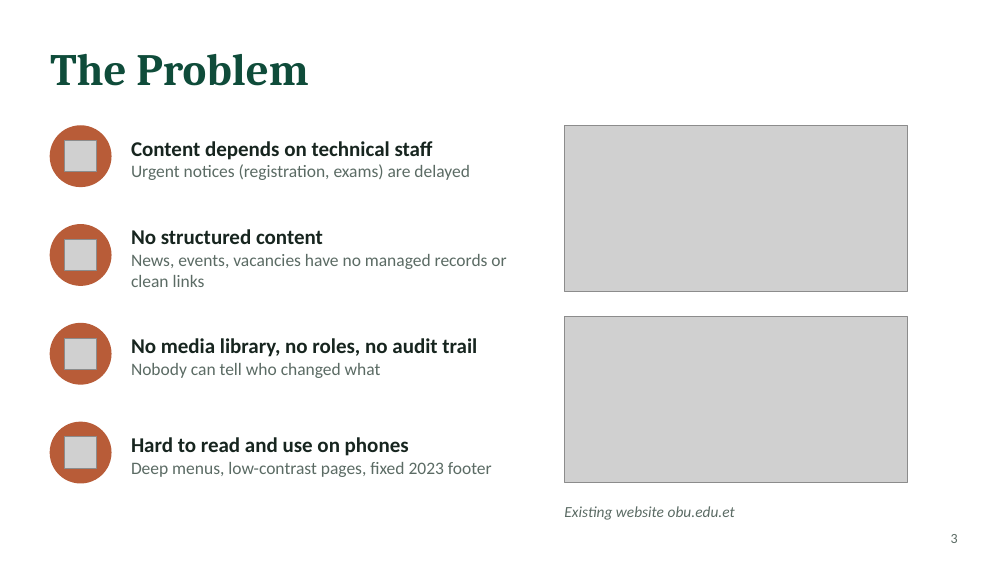
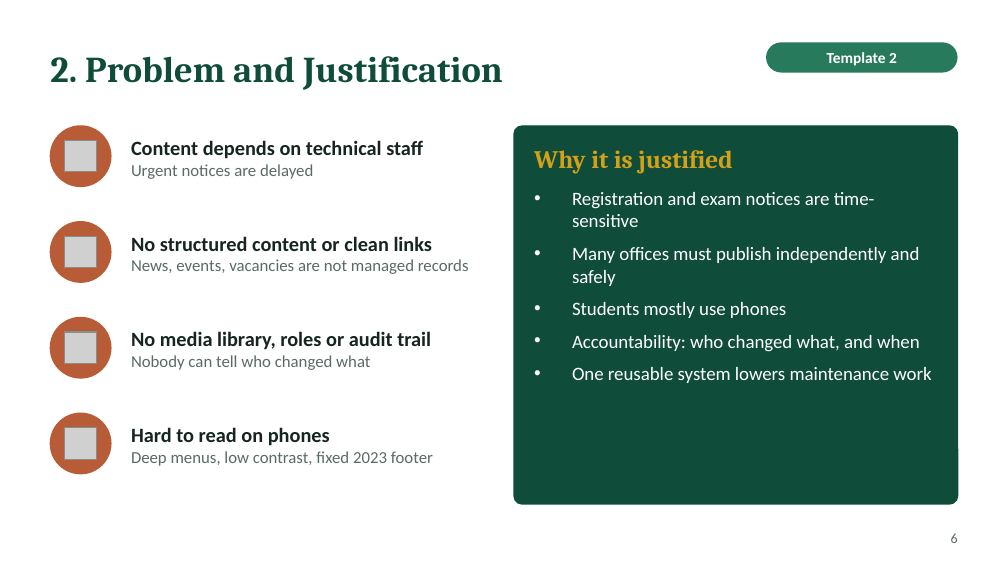
Before and after one commit to Nediusman/OBU-Intern, a slide deck: slide 6 of document/OBU-CMS_Presentation.pptx (slide 3 before the commit). Drawn at 1008x567 pixels with LibreOffice and Linux fonts; fonts in the diff are those of the drawing; grey boxes stand for pictures. Boxes give left, top, right and bottom in pixels: in the first picture for what was removed or moved away, otherwise in the second. Text is boxed around its words. In the diff, an @@ line names an element or a change of style, - is before the commit and + after.

```diff
--- a/document/OBU-CMS_Presentation.pptx
+++ b/document/OBU-CMS_Presentation.pptx
@@ title at [50, 56, 503, 90]: text changed; size 32 to 26 pt @@
-The Problem
+2. Problem and Justification
@@ rounded rectangle added at [766, 42, 958, 73], fill #287A5D, 11 pt, text #FFFFFF, bold @@
+Template 2
@@ text at [131, 140, 423, 159]: size 15 to 14.5 pt in "Content depends on technical staff" @@
@@ rounded rectangle added at [514, 126, 958, 504], fill #0F4C3A, outline #0F4C3A 1 pt @@
@@ picture removed at [564, 126, 907, 291] @@
@@ text at [131, 164, 313, 179]: text changed; size 12.5 to 12 pt @@
-Urgent notices (registration, exams) are delayed
+Urgent notices are delayed
@@ text added at [534, 150, 732, 174], 18 pt, text #D4A017, bold @@
+Why it is justified
@@ text added at [572, 192, 931, 383], 13.5 pt, text #FFFFFF @@
+• Registration and exam notices are time-sensitive
+• Many offices must publish independently and safely
+• Students mostly use phones
+• Accountability: who changed what, and when
+• One reusable system lowers maintenance work
@@ text at [131, 236, 469, 274]: text changed; size 12.5 to 12 pt @@
-No structured content
-News, events, vacancies have no managed records or clean links
+No structured content or clean links
+News, events, vacancies are not managed records
@@ ellipse: place and size @@
-ellipse at [50, 324, 111, 384]
+ellipse at [50, 318, 111, 378]
@@ text "No media library, roles or ...": place and size @@
-text "No media library, roles or ..." at [131, 338, 477, 378]
+text "No media library, roles or ..." at [131, 331, 431, 370]
@@ picture removed at [564, 317, 907, 482] @@
@@ picture: place and size @@
-picture at [65, 338, 96, 369]
+picture at [65, 332, 96, 363]
@@ text at [131, 331, 431, 350]: text changed; size 15 to 14.5 pt @@
-No media library, no roles, no audit trail
+No media library, roles or audit trail
@@ text at [131, 355, 370, 370]: size 12.5 to 12 pt in "Nobody can tell who changed what" @@
@@ ellipse: place and size @@
-ellipse at [50, 422, 111, 483]
+ellipse at [50, 413, 111, 474]
@@ picture: place and size @@
-picture at [65, 436, 96, 468]
+picture at [65, 427, 96, 459]
@@ text at [131, 427, 433, 466]: text changed; size 12.5 to 12 pt @@
-Hard to read and use on phones
-Deep menus, low-contrast pages, fixed 2023 footer
+Hard to read on phones
+Deep menus, low contrast, fixed 2023 footer
@@ text removed at [564, 506, 735, 520] @@
-Existing website obu.edu.et
@@ page number at [951, 533, 958, 543]: text changed @@
-3
+6
```
Also in this commit, not shown: 4 other slides changed, 12 slides added, 13 slides removed, 25 other files.
